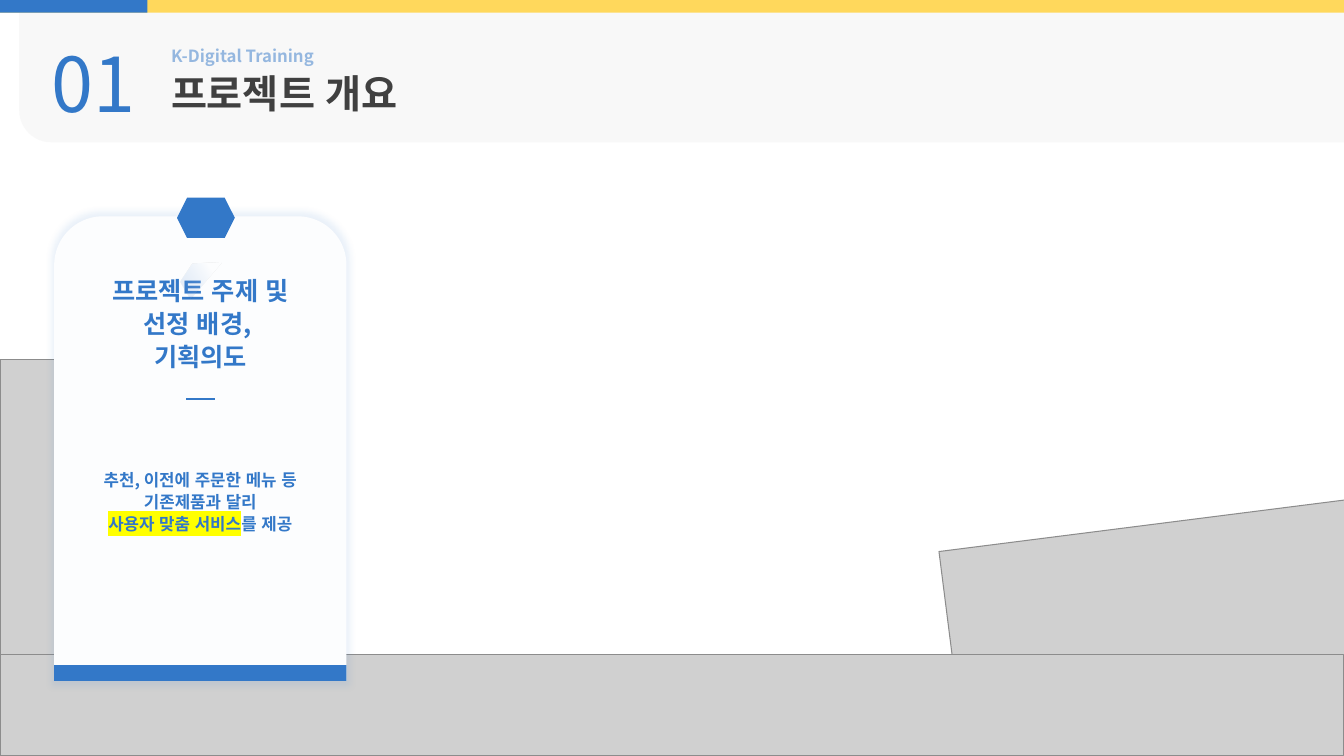
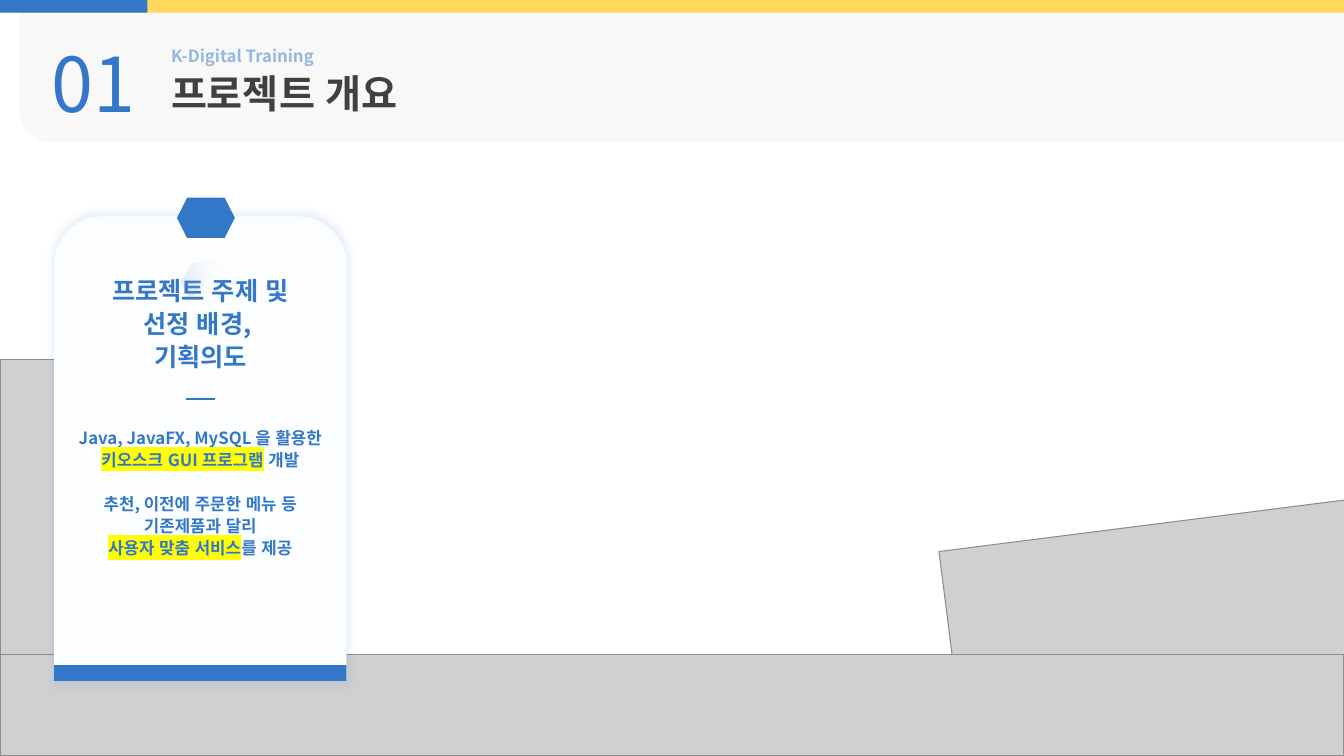
Before and after one commit to Hoon1999/kdt2024_2_3, a slide deck: slide 4 of documents/완료보고서_제출/별첨2_결과보고서_발표자료.pptx. Drawn at 1344x756 pixels with LibreOffice and Linux fonts; fonts in the diff are those of the drawing; grey boxes stand for pictures; background and template pictures are left out. Boxes give left, top, right and bottom in pixels: in the first picture for what was removed or moved away, otherwise in the second. Text is boxed around its words. In the diff, an @@ line names an element or a change of style, - is before the commit and + after.

```diff
--- a/documents/완료보고서_제출/별첨2_결과보고서_발표자료.pptx
+++ b/documents/완료보고서_제출/별첨2_결과보고서_발표자료.pptx
@@ text at box(79, 430, 322, 468): paragraphs added @@
+Java, JavaFX, MySQL 을 활용한
+키오스크 GUI 프로그램 개발
```
Also in this commit, not shown: 1 other slide changed, 1 slide added.
